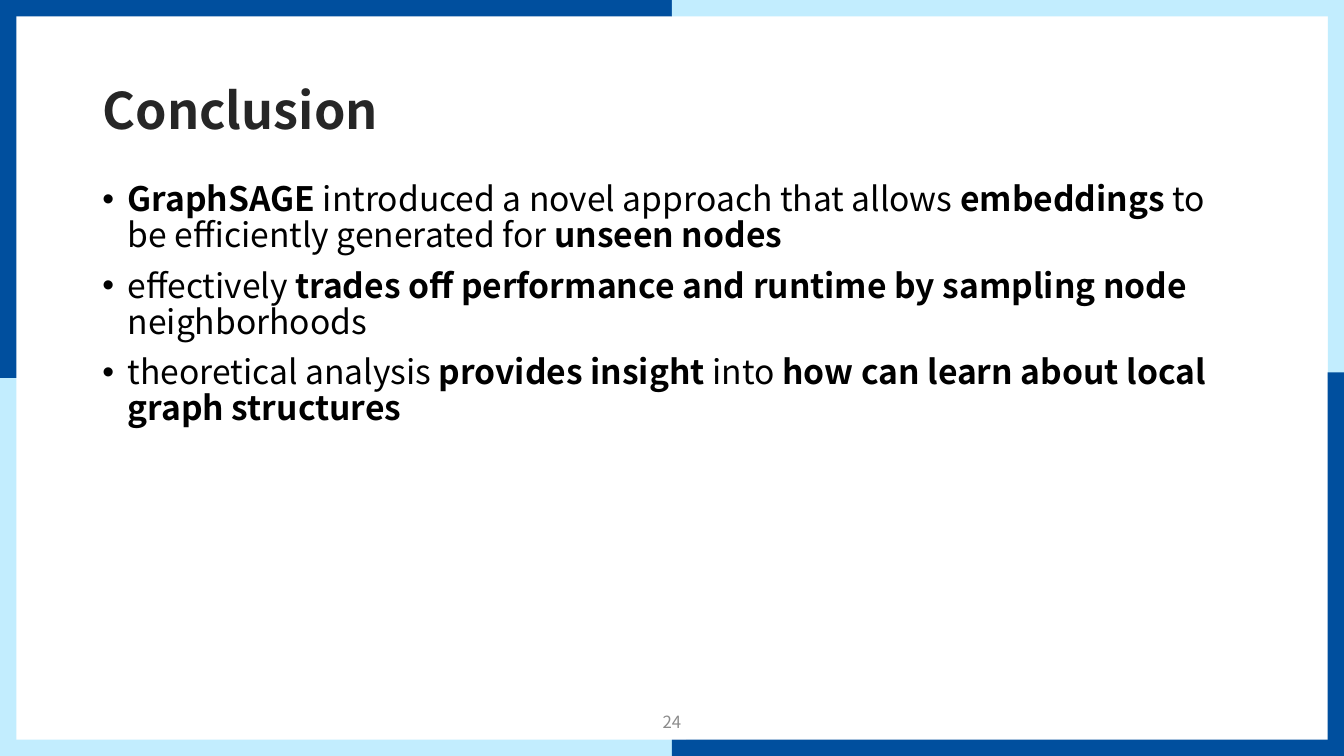
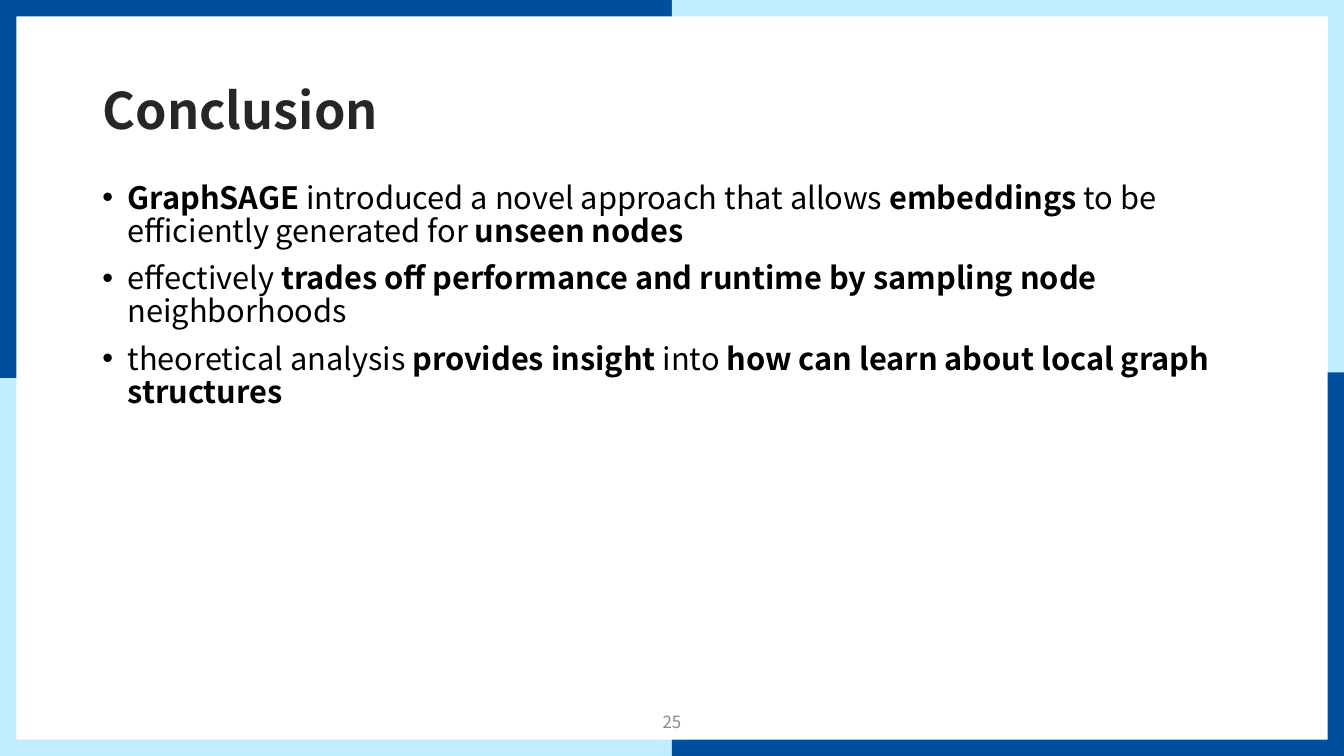
Before and after one commit to mmvv11/GraduateStudies, a slide deck: slide 25 of papers/review/GraphSAGE Review.pptx (slide 24 before the commit). Drawn at 1344x756 pixels with LibreOffice and Linux fonts; fonts in the diff are those of the drawing; background and template pictures are left out. Boxes give left, top, right and bottom in pixels: in the first picture for what was removed or moved away, otherwise in the second. Text is boxed around its words. In the diff, an @@ line names an element or a change of style, - is before the commit and + after.

Commit message:
graphSAGE 대본점검 완료

```diff
--- a/papers/review/GraphSAGE Review.pptx
+++ b/papers/review/GraphSAGE Review.pptx
@@ text "GraphSAGE introduced a novel approach ..." at (128, 184, 1209, 404): size 24 to 22 pt @@
@@ page number at (663, 715, 682, 728): text changed @@
-24
+25
```
Also in this commit, not shown: 6 other slides changed, 1 slide added.
